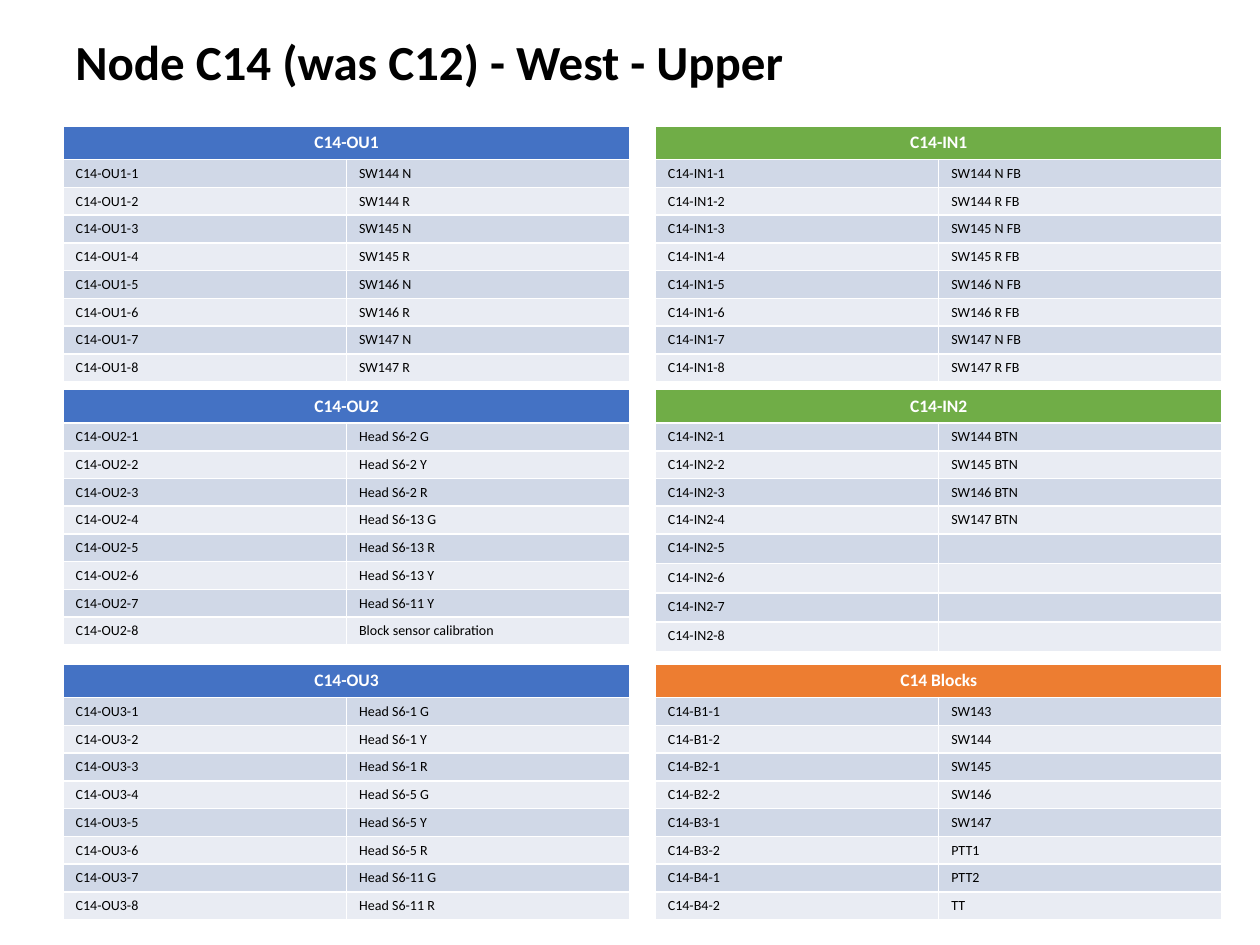
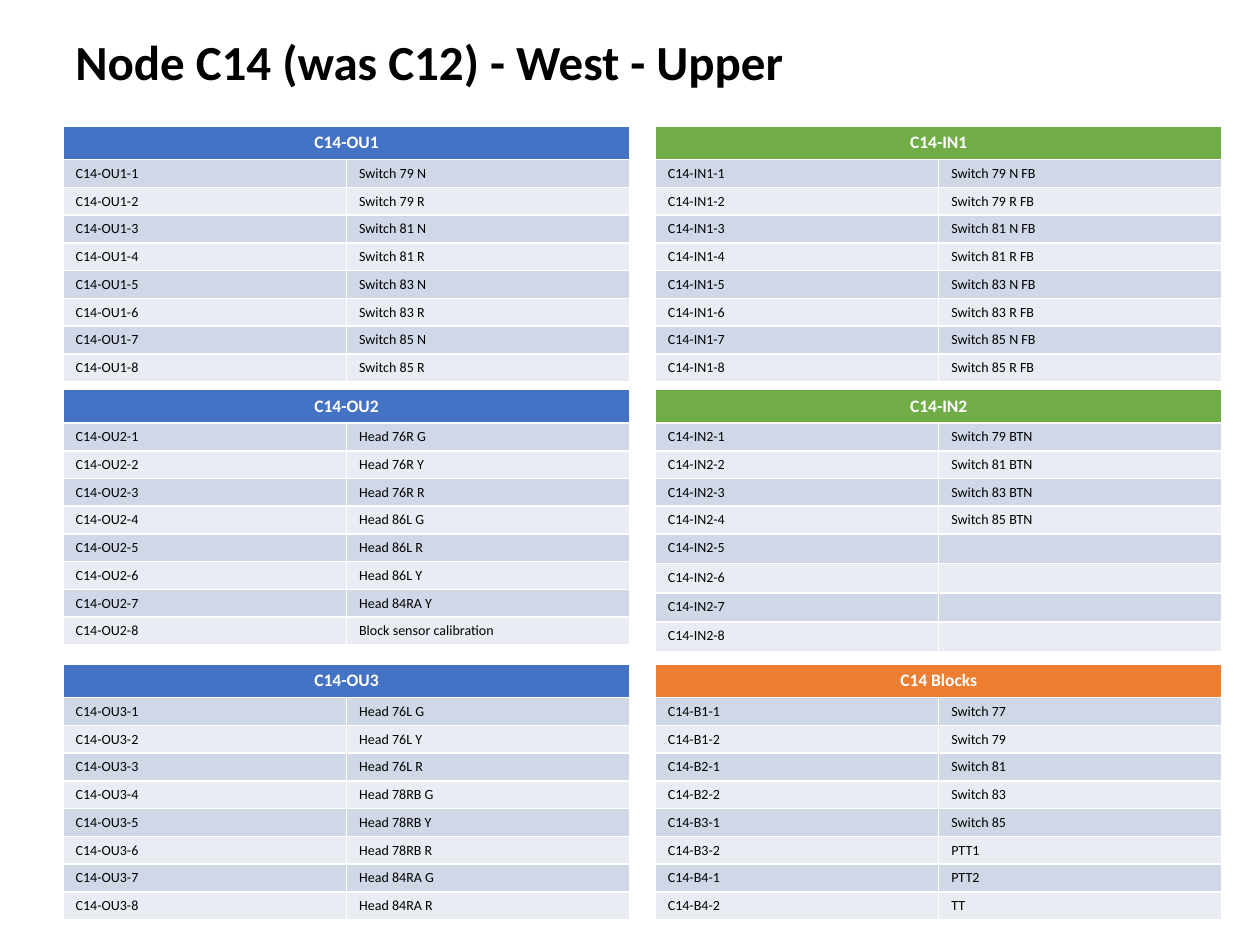
Before and after one commit to lnevo/hart, a slide deck: slide 10 of docs/wiring/Wiring_Schematic.pptx. Drawn at 1260x945 pixels with LibreOffice and Linux fonts; fonts in the diff are those of the drawing. Boxes give left, top, right and bottom in pixels: in the first picture for what was removed or moved away, otherwise in the second. Text is boxed around its words. In the diff, an @@ line names an element or a change of style, - is before the commit and + after.

```diff
--- a/docs/wiring/Wiring_Schematic.pptx
+++ b/docs/wiring/Wiring_Schematic.pptx
@@ table at bbox=[63, 126, 630, 376] @@
-row 2, column 2: SW144 N
+row 2, column 2: Switch 79 N
-row 3, column 2: SW144 R
+row 3, column 2: Switch 79 R
-row 4, column 2: SW145 N
+row 4, column 2: Switch 81 N
-row 5, column 2: SW145 R
+row 5, column 2: Switch 81 R
-row 6, column 2: SW146 N
+row 6, column 2: Switch 83 N
-row 7, column 2: SW146 R
+row 7, column 2: Switch 83 R
-row 8, column 2: SW147 N
+row 8, column 2: Switch 85 N
-row 9, column 2: SW147 R
+row 9, column 2: Switch 85 R
@@ table at bbox=[655, 126, 1222, 376] @@
-row 2, column 2: SW144 N FB
+row 2, column 2: Switch 79 N FB
-row 3, column 2: SW144 R FB
+row 3, column 2: Switch 79 R FB
-row 4, column 2: SW145 N FB
+row 4, column 2: Switch 81 N FB
-row 5, column 2: SW145 R FB
+row 5, column 2: Switch 81 R FB
-row 6, column 2: SW146 N FB
+row 6, column 2: Switch 83 N FB
-row 7, column 2: SW146 R FB
+row 7, column 2: Switch 83 R FB
-row 8, column 2: SW147 N FB
+row 8, column 2: Switch 85 N FB
-row 9, column 2: SW147 R FB
+row 9, column 2: Switch 85 R FB
@@ table at bbox=[63, 389, 630, 639] @@
-row 2, column 2: Head S6-2 G
+row 2, column 2: Head 76R G
-row 3, column 2: Head S6-2 Y
+row 3, column 2: Head 76R Y
-row 4, column 2: Head S6-2 R
+row 4, column 2: Head 76R R
-row 5, column 2: Head S6-13 G
+row 5, column 2: Head 86L G
-row 6, column 2: Head S6-13 R
+row 6, column 2: Head 86L R
-row 7, column 2: Head S6-13 Y
+row 7, column 2: Head 86L Y
-row 8, column 2: Head S6-11 Y
+row 8, column 2: Head 84RA Y
@@ table at bbox=[655, 389, 1222, 644] @@
-row 2, column 2: SW144 BTN
+row 2, column 2: Switch 79 BTN
-row 3, column 2: SW145 BTN
+row 3, column 2: Switch 81 BTN
-row 4, column 2: SW146 BTN
+row 4, column 2: Switch 83 BTN
-row 5, column 2: SW147 BTN
+row 5, column 2: Switch 85 BTN
@@ table at bbox=[63, 664, 630, 914] @@
-row 2, column 2: Head S6-1 G
+row 2, column 2: Head 76L G
-row 3, column 2: Head S6-1 Y
+row 3, column 2: Head 76L Y
-row 4, column 2: Head S6-1 R
+row 4, column 2: Head 76L R
-row 5, column 2: Head S6-5 G
+row 5, column 2: Head 78RB G
-row 6, column 2: Head S6-5 Y
+row 6, column 2: Head 78RB Y
-row 7, column 2: Head S6-5 R
+row 7, column 2: Head 78RB R
-row 8, column 2: Head S6-11 G
+row 8, column 2: Head 84RA G
-row 9, column 2: Head S6-11 R
+row 9, column 2: Head 84RA R
@@ table at bbox=[655, 664, 1222, 914] @@
-row 2, column 2: SW143
+row 2, column 2: Switch 77
-row 3, column 2: SW144
+row 3, column 2: Switch 79
-row 4, column 2: SW145
+row 4, column 2: Switch 81
-row 5, column 2: SW146
+row 5, column 2: Switch 83
-row 6, column 2: SW147
+row 6, column 2: Switch 85
```
Also in this commit, not shown: 8 other slides changed, 9 other files.
